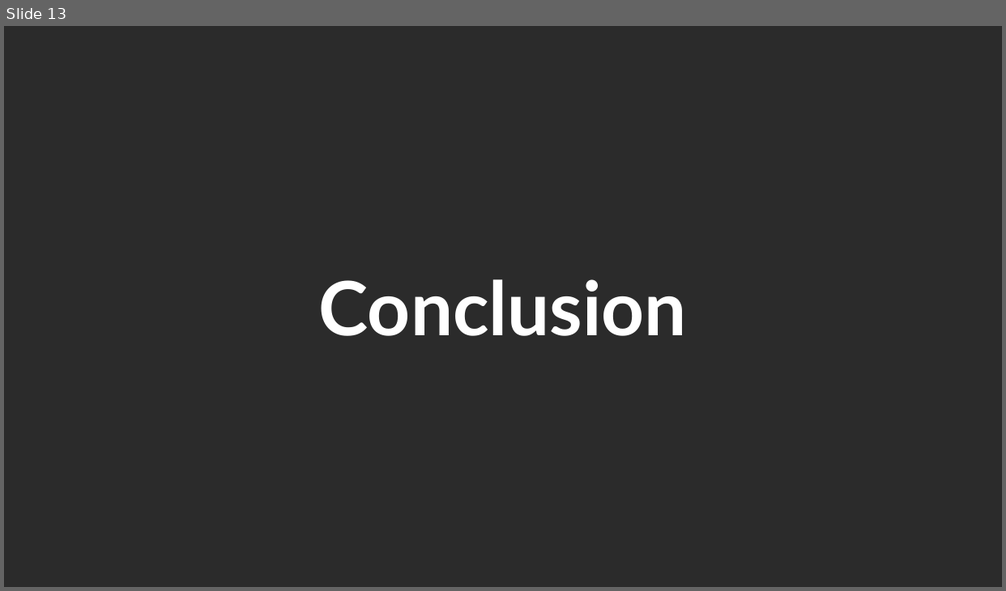
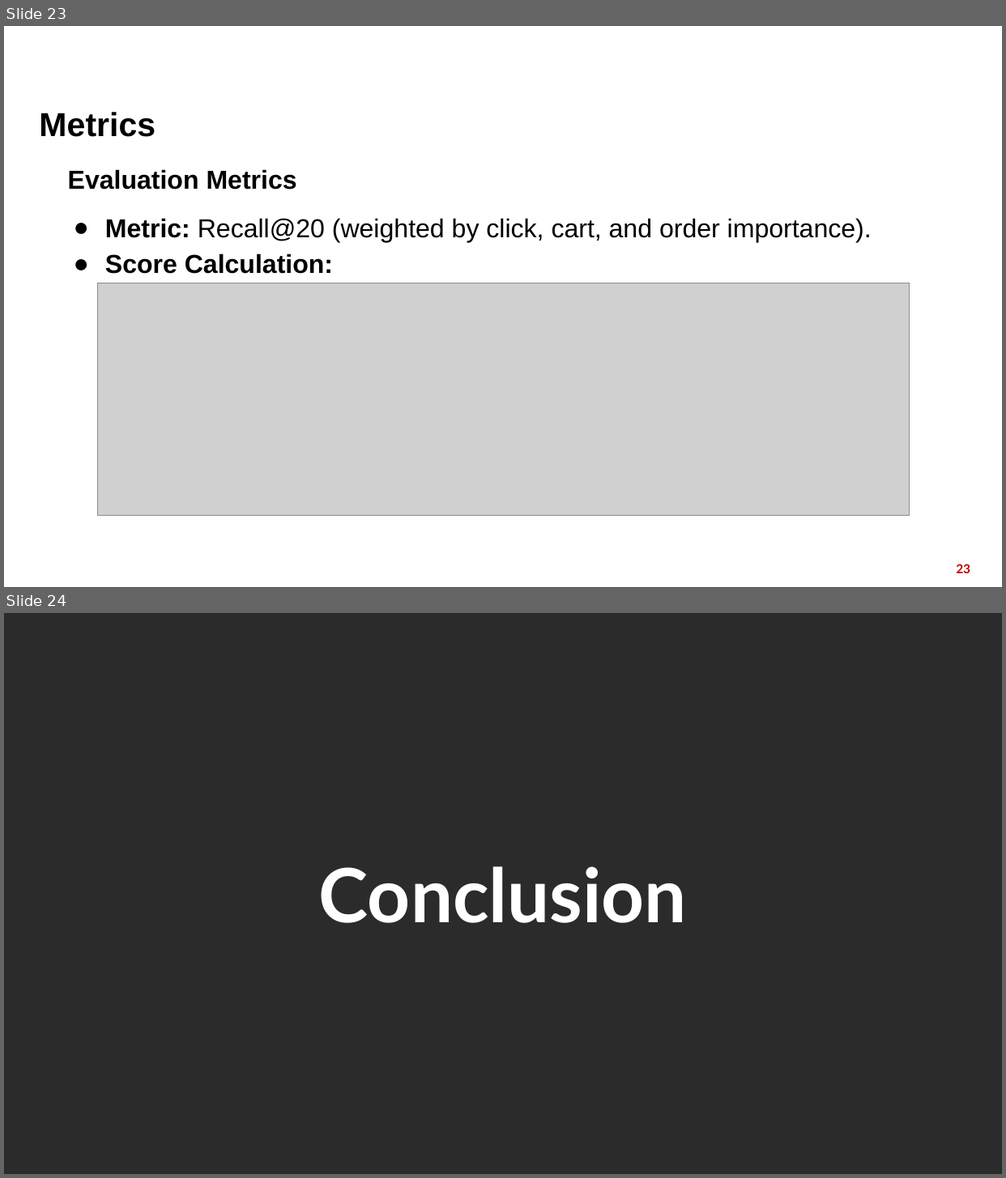
Before and after one commit to DoanNgocCuong/BasicTasksLearning_RecommenderSystem, a slide deck: report_slide/OTTO_WebMining.pptx. Shown one above the other, each under a label of ours: slide 13 before the commit, slides 23 and 24 after it. The pictures are 1006x591 and 1006x1178 pixels, drawn with LibreOffice and Linux fonts; fonts in the diff are those of the drawing; grey boxes stand for pictures; background and template pictures are left out; a plain dark background stands for a picture behind light text. Boxes give left, top, right and bottom in pixels: in the first picture for what was removed or moved away, otherwise in the second. Text is boxed around its words. In the diff, an @@ line names an element or a change of style, - is before the commit and + after.

```diff
--- a/report_slide/OTTO_WebMining.pptx
+++ b/report_slide/OTTO_WebMining.pptx
@@ slide 23 added at box(4, 26, 1002, 587), background picture (left out) @@
@@ title added at box(39, 112, 155, 137), 36 pt, text #FFFFFF, bold @@
+Metrics
@@ text added at box(68, 169, 872, 274), 25 pt, text #000000 @@
+Evaluation Metrics
+● Metric: Recall@20 (weighted by click, cart, and order importance).
+● Score Calculation:
@@ text added at box(206, 169, 297, 190), 32 pt, text #000000, bold @@
+Metrics
@@ picture added at box(97, 284, 908, 515) @@
@@ page number added at box(956, 564, 970, 574), 12 pt, text #C00000, bold @@
+23
@@ what was slide 13 is now slide 24 @@
```
Also in this commit, not shown: 4 slides changed, 16 other slides added, 6 slides removed, 1 other file.
